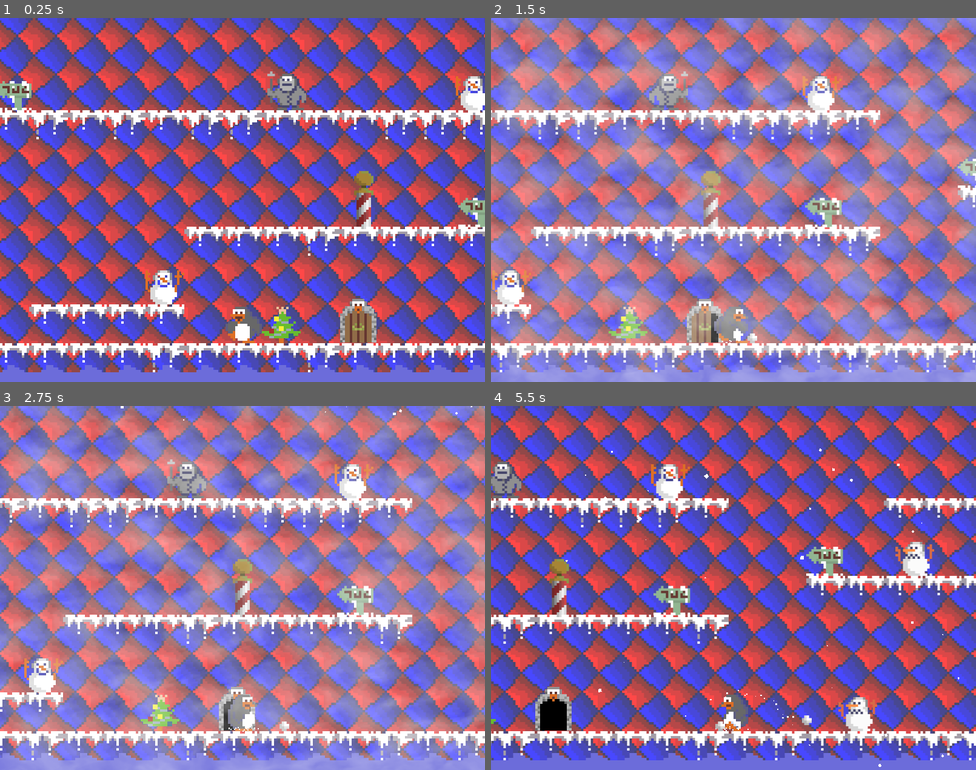
Above: before the commit, frames 1-4 (two rows, left to right).
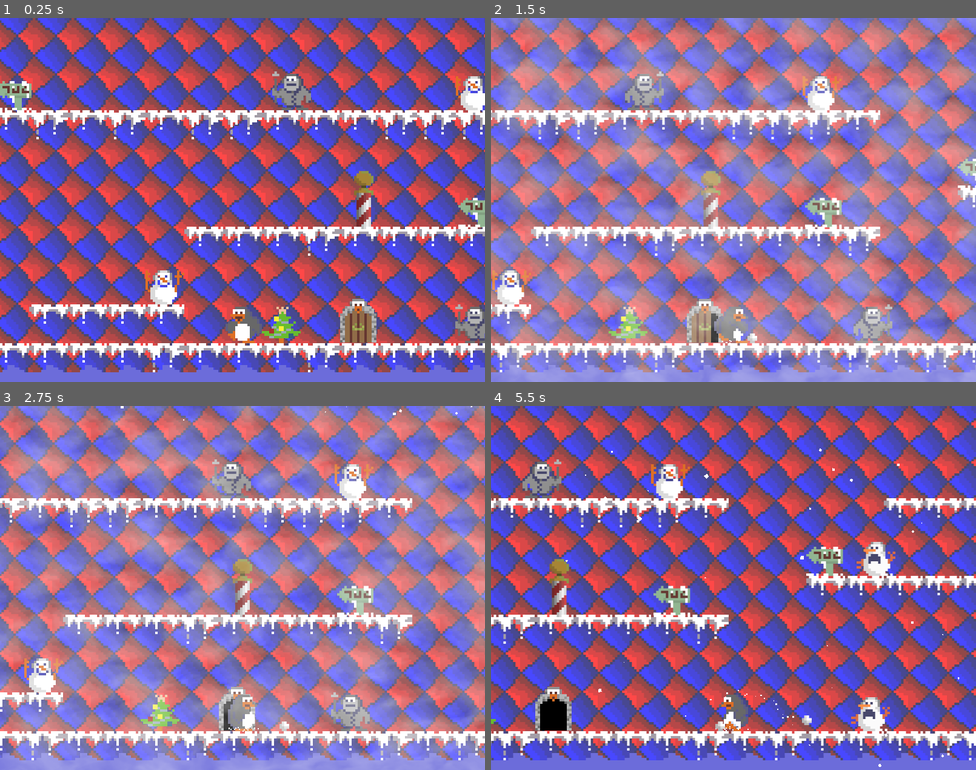
Above: after the commit, the same moments.

Repository: almejo/pengo-island-remake
Game: Godot game, scene res://src/levels/LevelTemplate.tscn
Same seed, same stepped clock (60 frames per second), same inputs: the game is played once before the commit and once after it.
Inputs:
- Up to frame 1 (0.25 s): no input
- Up to frame 2 (1.5 s): hold Right (right) from 0.53 s (still down); tap Ctrl (fire) at 0.6 s; tap Space (jump) at 0.77 s; tap Keypad 2 (toggle_fog) at 1.35 s
- Up to frame 3 (2.75 s): tap Space (jump) at 1.52 s; release Right (right) at 2.03 s; hold Left (left) from 2.03 s (still down); hold Keypad 1 (toggle_snow) from 2.03 s (still down)
- Up to frame 4 (5.5 s): release Left (left) at 2.78 s; release Keypad 1 (toggle_snow) at 2.78 s; hold Right (right) 2.78-4.28 s; tap Ctrl (fire) at 2.85, 5.1 s; tap Space (jump) at 3.02, 3.77, 4.52 s; hold Keypad 2 (toggle_fog) 3.53-4.28 s; hold Left (left) 4.28-5.03 s; tap Keypad 1 (toggle_snow) at 4.35 s; hold Right (right) from 5.03 s (still down)

The runs differ from the first frame. In frame 1, 0.9% of the frame differs, in the area x 55-100%, y 14-90%; in frame 2, 1.4%; in frame 3, 1.6%; in frame 4, 2.6%, in the area x 0-92%, y 14-90%.

Commit message:
enemies extend Enemy. Enemy speeds are randomized

Diff:
--- a/project.godot
+++ b/project.godot
@@ -13,6 +13,11 @@
 "class": "Door",
 "language": "GDScript",
 "path": "res://src/objects/Door.gd"
+}, {
+"base": "KinematicBody2D",
+"class": "Enemy",
+"language": "GDScript",
+"path": "res://src/actors/Enemy.gd"
 }, {
 "base": "KinematicBody2D",
 "class": "Pengo",
@@ -31,6 +36,7 @@
 } ]
 _global_script_class_icons={
 "Door": "",
+"Enemy": "",
 "Pengo": "",
 "SnowBall": "",
 "StateMachine": ""
--- /dev/null
+++ b/src/actors/Enemy.gd
@@ -0,0 +1,30 @@
+extends KinematicBody2D
+
+class_name Enemy
+
+var speed: Vector2 = Vector2(rand_range(100.0, 250.0), 0.0)
+var velocity: = Vector2.ZERO
+var direction: = Vector2(-1.0, 0.0)
+var original_pos: Vector2
+var death_timer: = Timer.new()
+onready var explosion_scene = preload("res://src/actors/EnemyExplosion.tscn")
+
+func _ready():
+	print(name + " " + str(speed))
+	original_pos = position
+	death_timer.connect("timeout", self, "die")
+	death_timer.one_shot = true
+	add_child(death_timer)
+
+func die():
+	queue_free()
+
+func _physics_process(delta):
+	velocity.x = speed.x * direction.x
+	velocity = move_and_slide(velocity)
+	if original_pos.x - position.x > 100:
+		direction.x *= -1
+		$AnimatedSprite.flip_h = true
+	elif position.x - original_pos.x > 100:
+		direction.x *= -1
+		$AnimatedSprite.flip_h = false
--- a/src/actors/Pengo.gd
+++ b/src/actors/Pengo.gd
@@ -46,7 +46,6 @@
 		velocity.x = move_velocity * move_direction #lerp(velocity.x, move_velocity * move_direction, 0.6)
 
 func _on_KillArea_body_entered(body: KinematicBody2D):
-	print("kill")
 	emit_signal("death")
 
 func shoot_snow_ball():
--- a/src/actors/SnowMan.gd
+++ b/src/actors/SnowMan.gd
@@ -1,31 +1,7 @@
-extends KinematicBody2D
-
-var speed: Vector2 = Vector2(150.0, 0.0)
-var velocity: = Vector2.ZERO
-var direction: = Vector2(-1.0, 0.0)
-var original_pos: Vector2
-var death_timer: = Timer.new()
-onready var explosion_scene = preload("res://src/actors/EnemyExplosion.tscn")
+extends Enemy
 
 func _ready():
 	$AnimatedSprite.play("moving")
-	original_pos = position
-	death_timer.connect("timeout", self, "die")
-	death_timer.one_shot = true
-	add_child(death_timer)
-
-func die():
-	queue_free()
-
-func _physics_process(delta):
-	velocity.x = speed.x * direction.x
-	velocity = move_and_slide(velocity)
-	if original_pos.x - position.x > 100:
-		direction.x *= -1
-		$AnimatedSprite.flip_h = true
-	elif position.x - original_pos.x > 100:
-		direction.x *= -1
-		$AnimatedSprite.flip_h = false
 
 func _on_HitBox_body_entered(body):
 	if body is SnowBall:
--- a/src/actors/SnowMan.tscn
+++ b/src/actors/SnowMan.tscn
@@ -31,7 +31,7 @@
 position = Vector2( 0, -32 )
 frames = SubResource( 2 )
 animation = "walking"
-frame = 1
+frame = 3
 playing = true
 
 [node name="HitBox" type="Area2D" parent="."]
--- a/src/actors/Squimo.gd
+++ b/src/actors/Squimo.gd
@@ -1,31 +1,6 @@
-extends KinematicBody2D
-
-var speed: Vector2 = Vector2(150.0, 0.0)
-var velocity: = Vector2.ZERO
-var direction: = Vector2(-1.0, 0.0)
-var original_pos: Vector2
-var death_timer: = Timer.new()
-onready var explosion_scene = preload("res://src/actors/EnemyExplosion.tscn")
-
+extends  Enemy
 func _ready():
 	$AnimatedSprite.play("moving")
-	original_pos = position
-	death_timer.connect("timeout", self, "die")
-	death_timer.one_shot = true
-	add_child(death_timer)
-
-func die():
-	queue_free()
-
-func _physics_process(delta):
-	velocity.x = speed.x * direction.x
-	velocity = move_and_slide(velocity)
-	if original_pos.x - position.x > 100:
-		direction.x *= -1
-		$AnimatedSprite.flip_h = true
-	elif position.x - original_pos.x > 100:
-		direction.x *= -1
-		$AnimatedSprite.flip_h = false
 
 func _on_HitBox_body_entered(body):
 	if body is SnowBall:
--- a/src/levels/LevelTemplate.tscn
+++ b/src/levels/LevelTemplate.tscn
@@ -205,9 +205,6 @@
 [node name="Squimo" parent="." instance=ExtResource( 12 )]
 position = Vector2( 463, 192 )
 
-[node name="SnowMan" parent="Squimo" instance=ExtResource( 16 )]
-position = Vector2( 592, 384 )
-
 [node name="GreenGem" parent="." instance=ExtResource( 11 )]
 position = Vector2( 3752, 416 )
 
@@ -240,3 +237,9 @@
 
 [node name="SnowMan2" parent="." instance=ExtResource( 16 )]
 position = Vector2( 1144, 320 )
+
+[node name="Squimo2" parent="." instance=ExtResource( 12 )]
+position = Vector2( 776, 576 )
+
+[node name="SnowMan3" parent="." instance=ExtResource( 16 )]
+position = Vector2( 1088, 576 )
